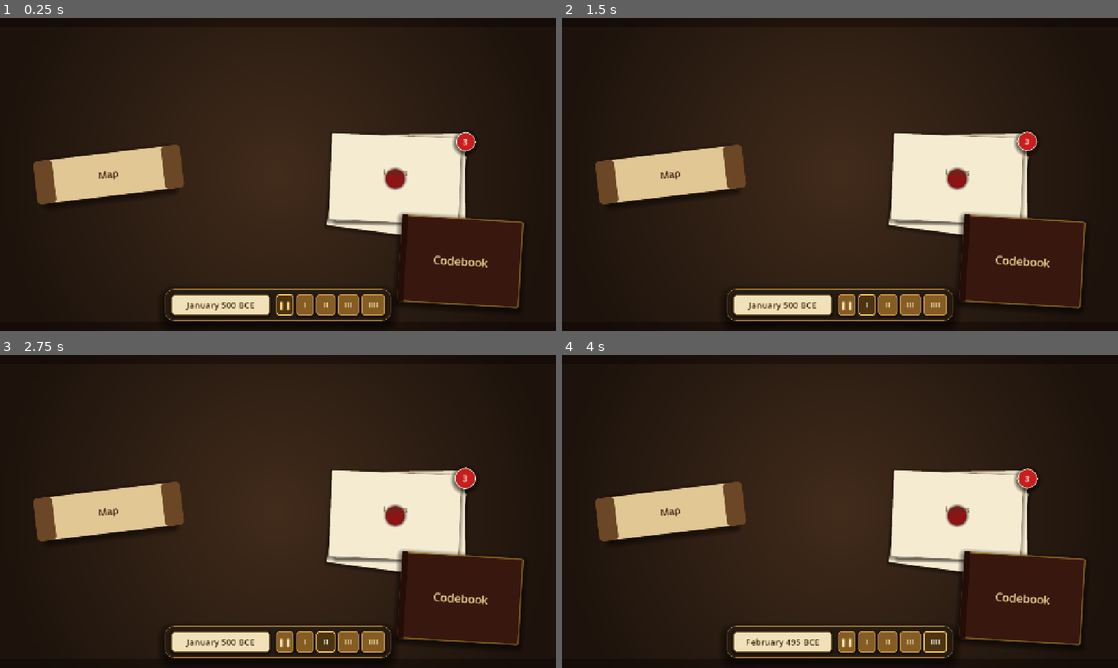
Above: before the commit, frames 1-4 (two rows, left to right).
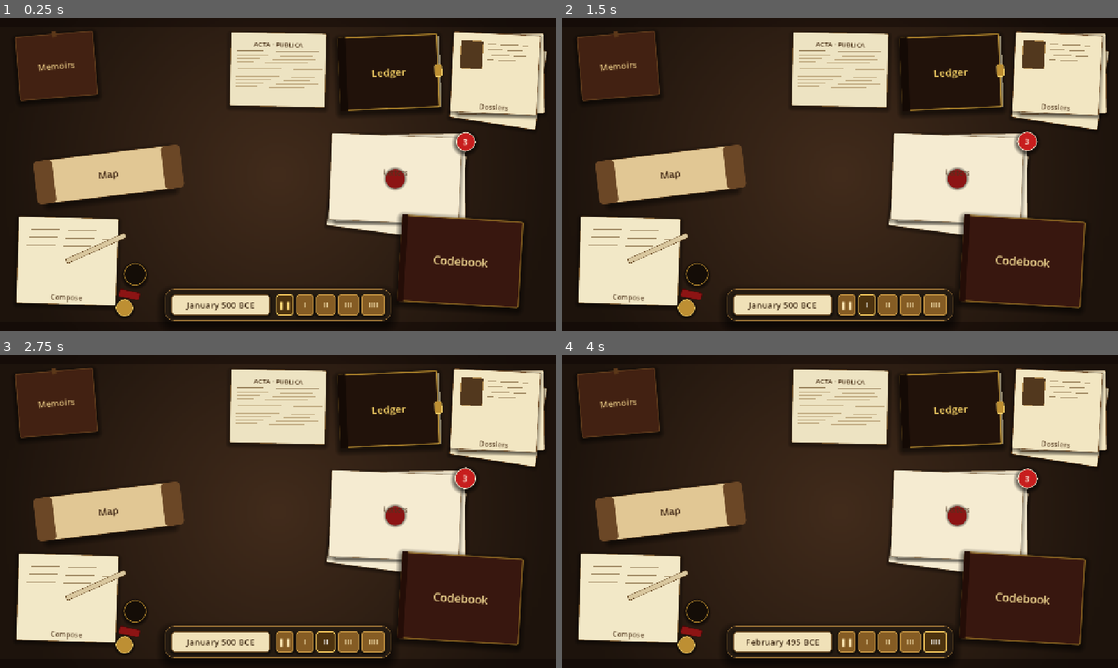
Above: after the commit, the same moments.

Repository: sweetpickle-24/silent-dominion
Game: Godot game, scene res://scenes/table/table.tscn
The game is run twice, just before and just after one commit, with the same random seed, the same clock (stepped at 60 frames per second) and the same inputs.
Inputs:
- Up to frame 1 (0.25 s): no input
- Up to frame 2 (1.5 s): click "❚❚" at 0.5 s; click "I" at 1.25 s
- Up to frame 3 (2.75 s): click "II" at 2 s
- Up to frame 4 (4 s): click "III" at 2.75 s; click "IIII" at 3.5 s

The runs differ from the first frame. In frame 1, 18% of the frame differs, in the area x 2-99%, y 4-96%; in frame 2, 18%; in frame 3, 18%; in frame 4, 18%.

Commit message:
feat: add table placeholder objects for memoirs, news, ledger, dossiers, compose

Diff:
--- a/scenes/table/table.gd
+++ b/scenes/table/table.gd
@@ -15,6 +15,11 @@
 @onready var _map_scroll: Control     = $Objects/MapScroll
 @onready var _inbox: Control          = $Objects/Inbox
 @onready var _codebook: Control       = $Objects/Codebook
+@onready var _memoirs: Control        = $Objects/Memoirs
+@onready var _public_news: Control    = $Objects/PublicNews
+@onready var _ledger: Control         = $Objects/Ledger
+@onready var _dossiers: Control       = $Objects/Dossiers
+@onready var _compose: Control        = $Objects/Compose
 
 @onready var _inbox_seal: Panel       = $Objects/Inbox/Letter1/WaxSeal
 @onready var _inbox_badge: Control    = $Objects/Inbox/UnreadBadge
@@ -59,6 +64,11 @@
 	_wire_object(_map_scroll, _on_map_clicked)
 	_wire_object(_inbox, _on_inbox_clicked)
 	_wire_object(_codebook, _on_codebook_clicked)
+	_wire_object(_memoirs, _on_memoirs_clicked)
+	_wire_object(_public_news, _on_public_news_clicked)
+	_wire_object(_ledger, _on_ledger_clicked)
+	_wire_object(_dossiers, _on_dossiers_clicked)
+	_wire_object(_compose, _on_compose_clicked)
 
 	_dimmer.gui_input.connect(_on_dimmer_input)
 	_close_button.pressed.connect(close_panel)
@@ -135,6 +145,26 @@
 	open_panel("Codebook", _codebook_placeholder_text())
 
 
+func _on_memoirs_clicked() -> void:
+	open_panel("Memoirs", _memoirs_placeholder_text())
+
+
+func _on_public_news_clicked() -> void:
+	open_panel("Public Dispatches", _public_news_placeholder_text())
+
+
+func _on_ledger_clicked() -> void:
+	open_panel("Ledger", _ledger_placeholder_text())
+
+
+func _on_dossiers_clicked() -> void:
+	open_panel("Dossiers", _dossiers_placeholder_text())
+
+
+func _on_compose_clicked() -> void:
+	open_panel("Compose a Letter", _compose_placeholder_text())
+
+
 func _on_inbox_clicked() -> void:
 	var letter: Letter = Inbox.get_top_letter()
 	if letter == null:
@@ -153,8 +183,13 @@
 
 func _on_letter_view_closed() -> void:
 	_overlay_active = false
-	for obj in [_map_scroll, _inbox, _codebook]:
+	for obj in _all_objects():
 		_tween_object_scale(obj, 1.0)
+
+
+func _all_objects() -> Array:
+	return [_map_scroll, _inbox, _codebook, _memoirs,
+			_public_news, _ledger, _dossiers, _compose]
 
 
 # --- Placeholder panel (map / codebook) ---------------------------------------
@@ -185,7 +220,7 @@
 	await tw.finished
 	_panel_layer.visible = false
 
-	for obj in [_map_scroll, _inbox, _codebook]:
+	for obj in _all_objects():
 		_tween_object_scale(obj, 1.0)
 
 
@@ -276,3 +311,35 @@
 	return "A leather-bound codebook.\n\n" \
 		+ "Ciphers, contacts, oaths, and the names of those who\n" \
 		+ "must never remember yours."
+
+
+func _memoirs_placeholder_text() -> String:
+	return "Your memoirs. A worn journal of centuries.\n\n" \
+		+ "Patterns across eras, faces that keep returning\n" \
+		+ "in different bodies, and notes to your future self."
+
+
+func _public_news_placeholder_text() -> String:
+	return "Public dispatches, posted for anyone who can read.\n\n" \
+		+ "Kings dying, cities burning, famines declared —\n" \
+		+ "the news the world already knows. Compare it to\n" \
+		+ "what your network has told you."
+
+
+func _ledger_placeholder_text() -> String:
+	return "A heavy accounts book.\n\n" \
+		+ "Treasuries, bribes in flight, debts owed and owed\n" \
+		+ "to you, and every silver piece you have quietly moved."
+
+
+func _dossiers_placeholder_text() -> String:
+	return "A stack of profile cards.\n\n" \
+		+ "Names, faces, last-known whereabouts, temperaments,\n" \
+		+ "loyalties, and the leverage you hold over each of them."
+
+
+func _compose_placeholder_text() -> String:
+	return "A blank sheet, a quill, an inkwell, a stick of wax\n" \
+		+ "and your seal ring.\n\n" \
+		+ "This is how orders leave the table. Every action you\n" \
+		+ "take is a letter sealed and sent."
--- a/scenes/table/table.tscn
+++ b/scenes/table/table.tscn
@@ -213,6 +213,189 @@
 shadow_color = Color(0, 0, 0, 0.0)
 shadow_size = 0
 
+; --- Memoirs (personal leather journal) ---------------------------------------
+
+[sub_resource type="StyleBoxFlat" id="StyleBox_memoirs_cover"]
+bg_color = Color(0.26, 0.13, 0.07, 1)
+border_width_left = 2
+border_width_top = 2
+border_width_right = 2
+border_width_bottom = 2
+border_color = Color(0.48, 0.3, 0.14, 0.75)
+corner_radius_top_left = 3
+corner_radius_top_right = 3
+corner_radius_bottom_right = 3
+corner_radius_bottom_left = 3
+shadow_color = Color(0, 0, 0, 0.5)
+shadow_size = 12
+shadow_offset = Vector2(0, 5)
+
+[sub_resource type="StyleBoxFlat" id="StyleBox_memoirs_strap"]
+bg_color = Color(0.36, 0.22, 0.1, 1)
+corner_radius_top_left = 1
+corner_radius_top_right = 1
+corner_radius_bottom_right = 1
+corner_radius_bottom_left = 1
+
+; --- Public news (folded broadsheet) ------------------------------------------
+
+[sub_resource type="StyleBoxFlat" id="StyleBox_news_paper"]
+bg_color = Color(0.93, 0.89, 0.76, 1)
+border_width_left = 1
+border_width_top = 1
+border_width_right = 1
+border_width_bottom = 1
+border_color = Color(0.5, 0.36, 0.18, 0.5)
+corner_radius_top_left = 2
+corner_radius_top_right = 2
+corner_radius_bottom_right = 2
+corner_radius_bottom_left = 2
+shadow_color = Color(0, 0, 0, 0.4)
+shadow_size = 10
+shadow_offset = Vector2(0, 4)
+
+[sub_resource type="StyleBoxFlat" id="StyleBox_news_fold"]
+bg_color = Color(0.55, 0.42, 0.22, 0.45)
+
+[sub_resource type="StyleBoxFlat" id="StyleBox_news_rule"]
+bg_color = Color(0.42, 0.3, 0.14, 0.65)
+
+; --- Ledger (large leather accounts book with gold trim) ----------------------
+
+[sub_resource type="StyleBoxFlat" id="StyleBox_ledger_cover"]
+bg_color = Color(0.13, 0.07, 0.04, 1)
+border_width_left = 3
+border_width_top = 3
+border_width_right = 3
+border_width_bottom = 3
+border_color = Color(0.74, 0.56, 0.18, 0.85)
+corner_radius_top_left = 3
+corner_radius_top_right = 3
+corner_radius_bottom_right = 3
+corner_radius_bottom_left = 3
+shadow_color = Color(0, 0, 0, 0.5)
+shadow_size = 14
+shadow_offset = Vector2(0, 6)
+
+[sub_resource type="StyleBoxFlat" id="StyleBox_ledger_spine"]
+bg_color = Color(0.08, 0.04, 0.02, 1)
+corner_radius_top_left = 2
+corner_radius_bottom_left = 2
+
+[sub_resource type="StyleBoxFlat" id="StyleBox_ledger_pages"]
+bg_color = Color(0.94, 0.88, 0.72, 1)
+
+[sub_resource type="StyleBoxFlat" id="StyleBox_ledger_clasp"]
+bg_color = Color(0.74, 0.56, 0.2, 1)
+border_width_left = 1
+border_width_top = 1
+border_width_right = 1
+border_width_bottom = 1
+border_color = Color(0.96, 0.82, 0.42, 0.85)
+corner_radius_top_left = 3
+corner_radius_top_right = 3
+corner_radius_bottom_right = 3
+corner_radius_bottom_left = 3
+
+; --- Dossiers (stack of portrait cards) ---------------------------------------
+
+[sub_resource type="StyleBoxFlat" id="StyleBox_dossier_card"]
+bg_color = Color(0.95, 0.9, 0.76, 1)
+border_width_left = 1
+border_width_top = 1
+border_width_right = 1
+border_width_bottom = 1
+border_color = Color(0.42, 0.28, 0.14, 0.65)
+corner_radius_top_left = 2
+corner_radius_top_right = 2
+corner_radius_bottom_right = 2
+corner_radius_bottom_left = 2
+shadow_color = Color(0, 0, 0, 0.35)
+shadow_size = 8
+shadow_offset = Vector2(0, 3)
+
+[sub_resource type="StyleBoxFlat" id="StyleBox_dossier_portrait"]
+bg_color = Color(0.32, 0.22, 0.12, 1)
+border_width_left = 1
+border_width_top = 1
+border_width_right = 1
+border_width_bottom = 1
+border_color = Color(0.64, 0.46, 0.2, 0.8)
+
+[sub_resource type="StyleBoxFlat" id="StyleBox_dossier_line"]
+bg_color = Color(0.42, 0.3, 0.14, 0.6)
+
+; --- Compose kit (parchment + quill + inkwell + wax stick) --------------------
+
+[sub_resource type="StyleBoxFlat" id="StyleBox_compose_parchment"]
+bg_color = Color(0.95, 0.91, 0.78, 1)
+border_width_left = 1
+border_width_top = 1
+border_width_right = 1
+border_width_bottom = 1
+border_color = Color(0.5, 0.36, 0.18, 0.55)
+corner_radius_top_left = 2
+corner_radius_top_right = 2
+corner_radius_bottom_right = 2
+corner_radius_bottom_left = 2
+shadow_color = Color(0, 0, 0, 0.4)
+shadow_size = 10
+shadow_offset = Vector2(0, 4)
+
+[sub_resource type="StyleBoxFlat" id="StyleBox_compose_inkwell"]
+bg_color = Color(0.08, 0.05, 0.03, 1)
+border_width_left = 2
+border_width_top = 2
+border_width_right = 2
+border_width_bottom = 2
+border_color = Color(0.72, 0.54, 0.18, 0.9)
+corner_radius_top_left = 26
+corner_radius_top_right = 26
+corner_radius_bottom_right = 26
+corner_radius_bottom_left = 26
+shadow_color = Color(0, 0, 0, 0.55)
+shadow_size = 8
+shadow_offset = Vector2(0, 3)
+
+[sub_resource type="StyleBoxFlat" id="StyleBox_compose_quill"]
+bg_color = Color(0.85, 0.78, 0.62, 1)
+border_width_left = 1
+border_width_top = 1
+border_width_right = 1
+border_width_bottom = 1
+border_color = Color(0.4, 0.28, 0.14, 0.8)
+corner_radius_top_left = 3
+corner_radius_top_right = 3
+corner_radius_bottom_right = 3
+corner_radius_bottom_left = 3
+
+[sub_resource type="StyleBoxFlat" id="StyleBox_compose_wax"]
+bg_color = Color(0.55, 0.08, 0.08, 1)
+border_width_left = 1
+border_width_top = 1
+border_width_right = 1
+border_width_bottom = 1
+border_color = Color(0.3, 0.03, 0.03, 0.9)
+corner_radius_top_left = 2
+corner_radius_top_right = 2
+corner_radius_bottom_right = 2
+corner_radius_bottom_left = 2
+
+[sub_resource type="StyleBoxFlat" id="StyleBox_compose_ring"]
+bg_color = Color(0.74, 0.56, 0.2, 1)
+border_width_left = 2
+border_width_top = 2
+border_width_right = 2
+border_width_bottom = 2
+border_color = Color(0.96, 0.82, 0.42, 0.85)
+corner_radius_top_left = 20
+corner_radius_top_right = 20
+corner_radius_bottom_right = 20
+corner_radius_bottom_left = 20
+shadow_color = Color(0, 0, 0, 0.5)
+shadow_size = 6
+shadow_offset = Vector2(0, 2)
+
 ; ==============================================================================
 ; Scene tree
 ; ==============================================================================
@@ -487,6 +670,492 @@
 theme_override_colors/font_color = Color(0.92, 0.82, 0.55, 1)
 theme_override_font_sizes/font_size = 26
 text = "Codebook"
+horizontal_alignment = 1
+vertical_alignment = 1
+
+; ---- Memoirs (top-left, personal leather journal) ---------------------------
+
+[node name="Memoirs" type="Control" parent="Objects"]
+layout_mode = 1
+anchors_preset = 0
+offset_left = 40.0
+offset_top = 36.0
+offset_right = 220.0
+offset_bottom = 184.0
+mouse_filter = 0
+rotation = -0.08
+
+[node name="Cover" type="Panel" parent="Objects/Memoirs"]
+layout_mode = 1
+anchors_preset = 15
+anchor_right = 1.0
+anchor_bottom = 1.0
+mouse_filter = 2
+theme_override_styles/panel = SubResource("StyleBox_memoirs_cover")
+
+[node name="Strap" type="Panel" parent="Objects/Memoirs"]
+layout_mode = 1
+anchors_preset = 5
+anchor_left = 0.5
+anchor_right = 0.5
+offset_left = -5.0
+offset_top = -6.0
+offset_right = 5.0
+offset_bottom = 8.0
+grow_horizontal = 2
+grow_vertical = 2
+mouse_filter = 2
+theme_override_styles/panel = SubResource("StyleBox_memoirs_strap")
+
+[node name="Label" type="Label" parent="Objects/Memoirs"]
+layout_mode = 1
+anchors_preset = 15
+anchor_right = 1.0
+anchor_bottom = 1.0
+mouse_filter = 2
+theme_override_colors/font_color = Color(0.88, 0.76, 0.5, 0.95)
+theme_override_font_sizes/font_size = 20
+text = "Memoirs"
+horizontal_alignment = 1
+vertical_alignment = 1
+
+; ---- Public news (top-center, folded broadsheet) ---------------------------
+
+[node name="PublicNews" type="Control" parent="Objects"]
+layout_mode = 1
+anchors_preset = 5
+anchor_left = 0.5
+anchor_right = 0.5
+offset_left = -110.0
+offset_top = 34.0
+offset_right = 110.0
+offset_bottom = 204.0
+grow_horizontal = 2
+mouse_filter = 0
+rotation = 0.02
+
+[node name="Paper" type="Panel" parent="Objects/PublicNews"]
+layout_mode = 1
+anchors_preset = 15
+anchor_right = 1.0
+anchor_bottom = 1.0
+mouse_filter = 2
+theme_override_styles/panel = SubResource("StyleBox_news_paper")
+
+[node name="Fold" type="Panel" parent="Objects/PublicNews"]
+layout_mode = 1
+anchors_preset = 5
+anchor_left = 0.0
+anchor_right = 1.0
+offset_left = 8.0
+offset_top = 82.0
+offset_right = -8.0
+offset_bottom = 84.0
+mouse_filter = 2
+theme_override_styles/panel = SubResource("StyleBox_news_fold")
+
+[node name="Masthead" type="Label" parent="Objects/PublicNews"]
+layout_mode = 1
+anchors_preset = 10
+offset_left = 12.0
+offset_top = 14.0
+offset_right = -12.0
+offset_bottom = 40.0
+mouse_filter = 2
+theme_override_colors/font_color = Color(0.28, 0.18, 0.08, 1)
+theme_override_font_sizes/font_size = 15
+text = "ACTA · PUBLICA"
+horizontal_alignment = 1
+vertical_alignment = 1
+
+[node name="RuleTop" type="Panel" parent="Objects/PublicNews"]
+layout_mode = 1
+anchors_preset = 10
+offset_left = 14.0
+offset_top = 42.0
+offset_right = -14.0
+offset_bottom = 44.0
+mouse_filter = 2
+theme_override_styles/panel = SubResource("StyleBox_news_rule")
+
+[node name="LineA" type="Panel" parent="Objects/PublicNews"]
+layout_mode = 1
+anchors_preset = 10
+offset_left = 14.0
+offset_top = 52.0
+offset_right = -32.0
+offset_bottom = 54.0
+mouse_filter = 2
+theme_override_styles/panel = SubResource("StyleBox_news_fold")
+
+[node name="LineB" type="Panel" parent="Objects/PublicNews"]
+layout_mode = 1
+anchors_preset = 10
+offset_left = 14.0
+offset_top = 60.0
+offset_right = -18.0
+offset_bottom = 62.0
+mouse_filter = 2
+theme_override_styles/panel = SubResource("StyleBox_news_fold")
+
+[node name="LineC" type="Panel" parent="Objects/PublicNews"]
+layout_mode = 1
+anchors_preset = 10
+offset_left = 14.0
+offset_top = 68.0
+offset_right = -42.0
+offset_bottom = 70.0
+mouse_filter = 2
+theme_override_styles/panel = SubResource("StyleBox_news_fold")
+
+[node name="LineD" type="Panel" parent="Objects/PublicNews"]
+layout_mode = 1
+anchors_preset = 10
+offset_left = 14.0
+offset_top = 100.0
+offset_right = -24.0
+offset_bottom = 102.0
+mouse_filter = 2
+theme_override_styles/panel = SubResource("StyleBox_news_fold")
+
+[node name="LineE" type="Panel" parent="Objects/PublicNews"]
+layout_mode = 1
+anchors_preset = 10
+offset_left = 14.0
+offset_top = 108.0
+offset_right = -36.0
+offset_bottom = 110.0
+mouse_filter = 2
+theme_override_styles/panel = SubResource("StyleBox_news_fold")
+
+[node name="LineF" type="Panel" parent="Objects/PublicNews"]
+layout_mode = 1
+anchors_preset = 10
+offset_left = 14.0
+offset_top = 116.0
+offset_right = -18.0
+offset_bottom = 118.0
+mouse_filter = 2
+theme_override_styles/panel = SubResource("StyleBox_news_fold")
+
+[node name="LineG" type="Panel" parent="Objects/PublicNews"]
+layout_mode = 1
+anchors_preset = 10
+offset_left = 14.0
+offset_top = 124.0
+offset_right = -48.0
+offset_bottom = 126.0
+mouse_filter = 2
+theme_override_styles/panel = SubResource("StyleBox_news_fold")
+
+; ---- Ledger (top-center-right, leather accounts book) ----------------------
+
+[node name="Ledger" type="Control" parent="Objects"]
+layout_mode = 1
+anchors_preset = 0
+offset_left = 780.0
+offset_top = 40.0
+offset_right = 1010.0
+offset_bottom = 210.0
+mouse_filter = 0
+rotation = -0.04
+
+[node name="Pages" type="Panel" parent="Objects/Ledger"]
+layout_mode = 1
+anchors_preset = 15
+anchor_right = 1.0
+anchor_bottom = 1.0
+offset_left = 4.0
+offset_top = 6.0
+offset_right = 4.0
+offset_bottom = -2.0
+mouse_filter = 2
+theme_override_styles/panel = SubResource("StyleBox_ledger_pages")
+
+[node name="Cover" type="Panel" parent="Objects/Ledger"]
+layout_mode = 1
+anchors_preset = 15
+anchor_right = 1.0
+anchor_bottom = 1.0
+mouse_filter = 2
+theme_override_styles/panel = SubResource("StyleBox_ledger_cover")
+
+[node name="Spine" type="Panel" parent="Objects/Ledger"]
+layout_mode = 1
+anchors_preset = 9
+anchor_bottom = 1.0
+offset_left = 0.0
+offset_right = 18.0
+grow_vertical = 2
+mouse_filter = 2
+theme_override_styles/panel = SubResource("StyleBox_ledger_spine")
+
+[node name="Clasp" type="Panel" parent="Objects/Ledger"]
+layout_mode = 1
+anchors_preset = 6
+anchor_left = 1.0
+anchor_top = 0.5
+anchor_right = 1.0
+anchor_bottom = 0.5
+offset_left = -10.0
+offset_top = -14.0
+offset_right = 8.0
+offset_bottom = 14.0
+grow_vertical = 2
+mouse_filter = 2
+theme_override_styles/panel = SubResource("StyleBox_ledger_clasp")
+
+[node name="Label" type="Label" parent="Objects/Ledger"]
+layout_mode = 1
+anchors_preset = 15
+anchor_right = 1.0
+anchor_bottom = 1.0
+mouse_filter = 2
+theme_override_colors/font_color = Color(0.96, 0.82, 0.4, 1)
+theme_override_font_sizes/font_size = 24
+text = "Ledger"
+horizontal_alignment = 1
+vertical_alignment = 1
+
+; ---- Dossiers (top-right, stack of portrait cards) -------------------------
+
+[node name="Dossiers" type="Control" parent="Objects"]
+layout_mode = 1
+anchors_preset = 1
+anchor_left = 1.0
+anchor_right = 1.0
+offset_left = -240.0
+offset_top = 36.0
+offset_right = -40.0
+offset_bottom = 220.0
+grow_horizontal = 0
+mouse_filter = 0
+rotation = 0.05
+
+[node name="Card3" type="Panel" parent="Objects/Dossiers"]
+layout_mode = 1
+anchors_preset = 15
+anchor_right = 1.0
+anchor_bottom = 1.0
+offset_left = 18.0
+offset_top = 14.0
+offset_right = 18.0
+offset_bottom = 14.0
+rotation = 0.1
+mouse_filter = 2
+theme_override_styles/panel = SubResource("StyleBox_dossier_card")
+
+[node name="Card2" type="Panel" parent="Objects/Dossiers"]
+layout_mode = 1
+anchors_preset = 15
+anchor_right = 1.0
+anchor_bottom = 1.0
+offset_left = 8.0
+offset_top = 6.0
+offset_right = 8.0
+offset_bottom = 6.0
+rotation = -0.06
+mouse_filter = 2
+theme_override_styles/panel = SubResource("StyleBox_dossier_card")
+
+[node name="Card1" type="Panel" parent="Objects/Dossiers"]
+layout_mode = 1
+anchors_preset = 15
+anchor_right = 1.0
+anchor_bottom = 1.0
+mouse_filter = 2
+theme_override_styles/panel = SubResource("StyleBox_dossier_card")
+
+[node name="Portrait" type="Panel" parent="Objects/Dossiers/Card1"]
+layout_mode = 1
+anchors_preset = 0
+offset_left = 18.0
+offset_top = 18.0
+offset_right = 70.0
+offset_bottom = 84.0
+mouse_filter = 2
+theme_override_styles/panel = SubResource("StyleBox_dossier_portrait")
+
+[node name="LineA" type="Panel" parent="Objects/Dossiers/Card1"]
+layout_mode = 1
+anchors_preset = 0
+offset_left = 80.0
+offset_top = 24.0
+offset_right = 172.0
+offset_bottom = 26.0
+mouse_filter = 2
+theme_override_styles/panel = SubResource("StyleBox_dossier_line")
+
+[node name="LineB" type="Panel" parent="Objects/Dossiers/Card1"]
+layout_mode = 1
+anchors_preset = 0
+offset_left = 80.0
+offset_top = 36.0
+offset_right = 160.0
+offset_bottom = 38.0
+mouse_filter = 2
+theme_override_styles/panel = SubResource("StyleBox_dossier_line")
+
+[node name="LineC" type="Panel" parent="Objects/Dossiers/Card1"]
+layout_mode = 1
+anchors_preset = 0
+offset_left = 80.0
+offset_top = 48.0
+offset_right = 170.0
+offset_bottom = 50.0
+mouse_filter = 2
+theme_override_styles/panel = SubResource("StyleBox_dossier_line")
+
+[node name="LineD" type="Panel" parent="Objects/Dossiers/Card1"]
+layout_mode = 1
+anchors_preset = 0
+offset_left = 80.0
+offset_top = 60.0
+offset_right = 148.0
+offset_bottom = 62.0
+mouse_filter = 2
+theme_override_styles/panel = SubResource("StyleBox_dossier_line")
+
+[node name="Label" type="Label" parent="Objects/Dossiers"]
+layout_mode = 1
+anchors_preset = 12
+anchor_top = 1.0
+anchor_right = 1.0
+anchor_bottom = 1.0
+offset_top = -28.0
+mouse_filter = 2
+theme_override_colors/font_color = Color(0.3, 0.2, 0.1, 0.85)
+theme_override_font_sizes/font_size = 16
+text = "Dossiers"
+horizontal_alignment = 1
+vertical_alignment = 1
+
+; ---- Compose kit (bottom-left: parchment, quill, inkwell, wax, seal ring) --
+
+[node name="Compose" type="Control" parent="Objects"]
+layout_mode = 1
+anchors_preset = 2
+anchor_top = 1.0
+anchor_bottom = 1.0
+offset_left = 40.0
+offset_top = -260.0
+offset_right = 340.0
+offset_bottom = -60.0
+grow_vertical = 0
+mouse_filter = 0
+rotation = 0.03
+
+[node name="Parchment" type="Panel" parent="Objects/Compose"]
+layout_mode = 1
+anchors_preset = 15
+anchor_right = 1.0
+anchor_bottom = 1.0
+offset_right = -70.0
+mouse_filter = 2
+theme_override_styles/panel = SubResource("StyleBox_compose_parchment")
+
+[node name="LineA" type="Panel" parent="Objects/Compose/Parchment"]
+layout_mode = 1
+anchors_preset = 0
+offset_left = 20.0
+offset_top = 28.0
+offset_right = 190.0
+offset_bottom = 30.0
+mouse_filter = 2
+theme_override_styles/panel = SubResource("StyleBox_dossier_line")
+
+[node name="LineB" type="Panel" parent="Objects/Compose/Parchment"]
+layout_mode = 1
+anchors_preset = 0
+offset_left = 20.0
+offset_top = 46.0
+offset_right = 210.0
+offset_bottom = 48.0
+mouse_filter = 2
+theme_override_styles/panel = SubResource("StyleBox_dossier_line")
+
+[node name="LineC" type="Panel" parent="Objects/Compose/Parchment"]
+layout_mode = 1
+anchors_preset = 0
+offset_left = 20.0
+offset_top = 64.0
+offset_right = 170.0
+offset_bottom = 66.0
+mouse_filter = 2
+theme_override_styles/panel = SubResource("StyleBox_dossier_line")
+
+[node name="Quill" type="Panel" parent="Objects/Compose"]
+layout_mode = 1
+anchors_preset = 0
+offset_left = 110.0
+offset_top = 96.0
+offset_right = 260.0
+offset_bottom = 108.0
+mouse_filter = 2
+rotation = -0.45
+theme_override_styles/panel = SubResource("StyleBox_compose_quill")
+
+[node name="Inkwell" type="Panel" parent="Objects/Compose"]
+layout_mode = 1
+anchors_preset = 2
+anchor_left = 1.0
+anchor_top = 1.0
+anchor_right = 1.0
+anchor_bottom = 1.0
+offset_left = -54.0
+offset_top = -100.0
+offset_right = -2.0
+offset_bottom = -48.0
+grow_horizontal = 0
+grow_vertical = 0
+mouse_filter = 2
+theme_override_styles/panel = SubResource("StyleBox_compose_inkwell")
+
+[node name="WaxStick" type="Panel" parent="Objects/Compose"]
+layout_mode = 1
+anchors_preset = 2
+anchor_left = 1.0
+anchor_top = 1.0
+anchor_right = 1.0
+anchor_bottom = 1.0
+offset_left = -62.0
+offset_top = -40.0
+offset_right = -14.0
+offset_bottom = -22.0
+grow_horizontal = 0
+grow_vertical = 0
+mouse_filter = 2
+rotation = 0.18
+theme_override_styles/panel = SubResource("StyleBox_compose_wax")
+
+[node name="SealRing" type="Panel" parent="Objects/Compose"]
+layout_mode = 1
+anchors_preset = 2
+anchor_left = 1.0
+anchor_top = 1.0
+anchor_right = 1.0
+anchor_bottom = 1.0
+offset_left = -70.0
+offset_top = -16.0
+offset_right = -30.0
+offset_bottom = 24.0
+grow_horizontal = 0
+grow_vertical = 0
+mouse_filter = 2
+theme_override_styles/panel = SubResource("StyleBox_compose_ring")
+
+[node name="Label" type="Label" parent="Objects/Compose"]
+layout_mode = 1
+anchors_preset = 12
+anchor_top = 1.0
+anchor_right = 1.0
+anchor_bottom = 1.0
+offset_top = -32.0
+offset_right = -70.0
+mouse_filter = 2
+theme_override_colors/font_color = Color(0.3, 0.2, 0.1, 0.85)
+theme_override_font_sizes/font_size = 16
+text = "Compose"
 horizontal_alignment = 1
 vertical_alignment = 1
 
Not shown: 1 places in scenes/table/table.tscn that only renumber resources
